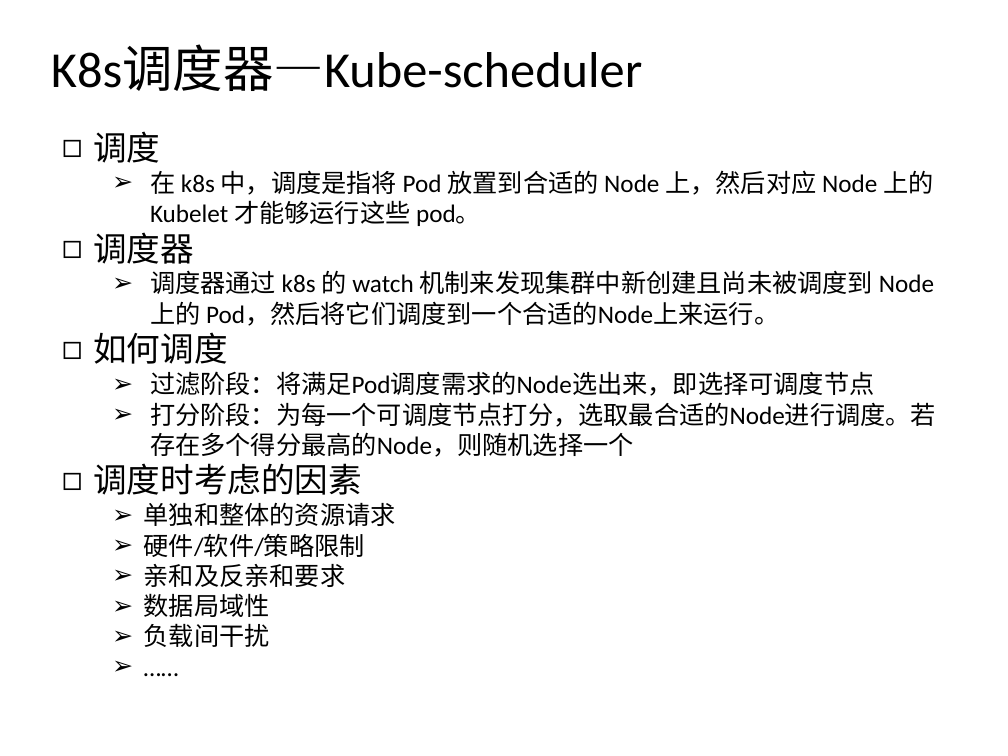
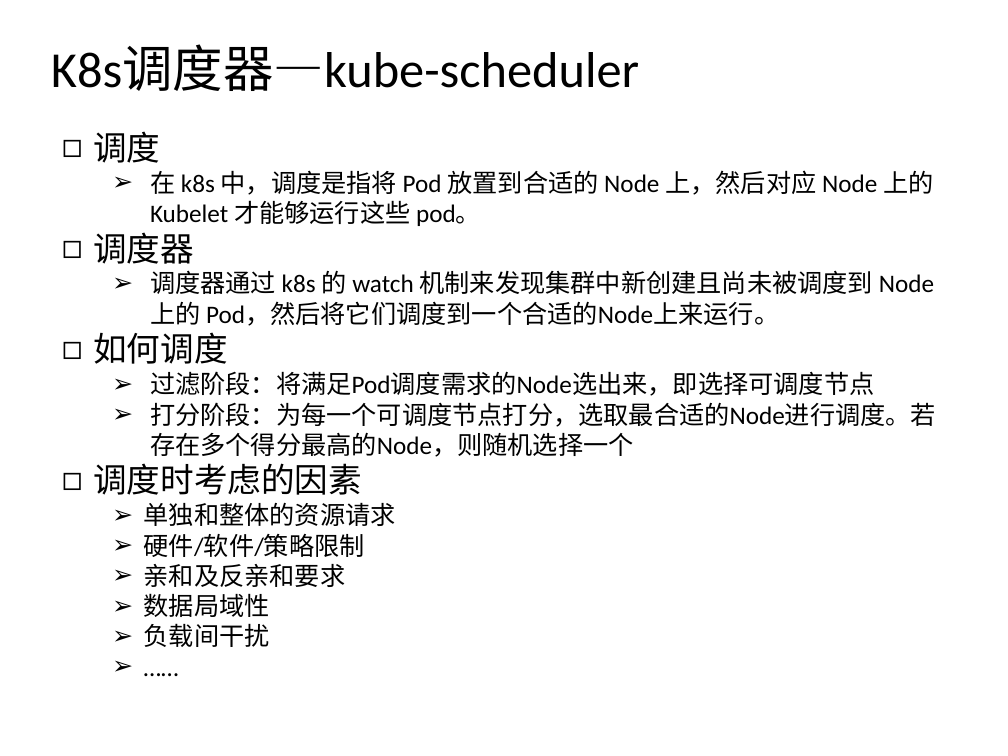
Before and after one commit to csluluyao/k8s_research, a slide deck: slide 22 of k8s_week1.pptx (slide 17 before the commit). Drawn at 1008x756 pixels with LibreOffice and Linux fonts; fonts in the diff are those of the drawing. Boxes give left, top, right and bottom in pixels: in the first picture for what was removed or moved away, otherwise in the second. Text is boxed around its words. In the diff, an @@ line names an element or a change of style, - is before the commit and + after.

```diff
--- a/k8s_week1.pptx
+++ b/k8s_week1.pptx
@@ text at <box>51,45,639,91</box>: text changed @@
-K8s调度器—Kube-scheduler
+K8s调度器—kube-scheduler
```
Also in this commit, not shown: 8 other slides changed, 6 slides added, 2 slides removed, 2 other files.
